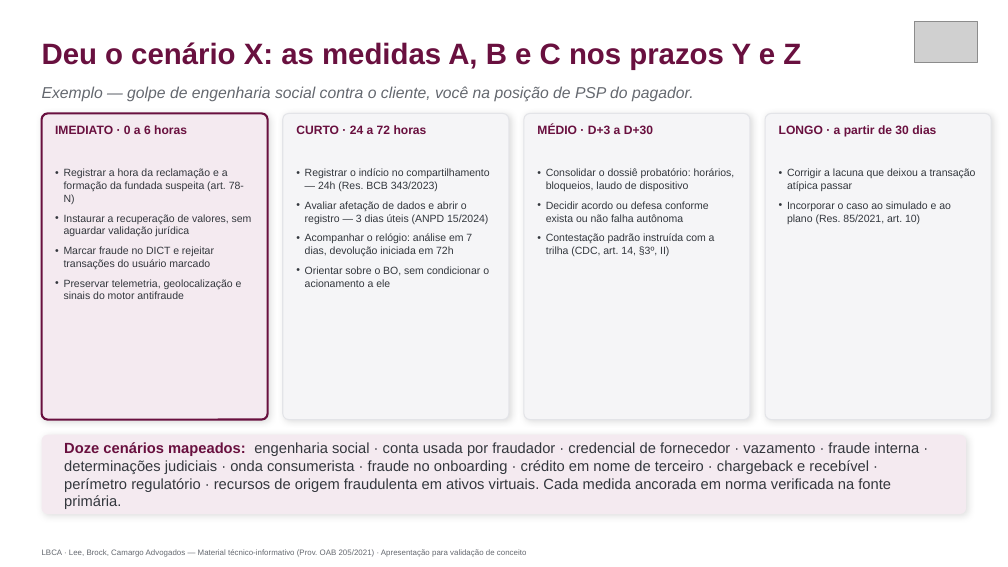
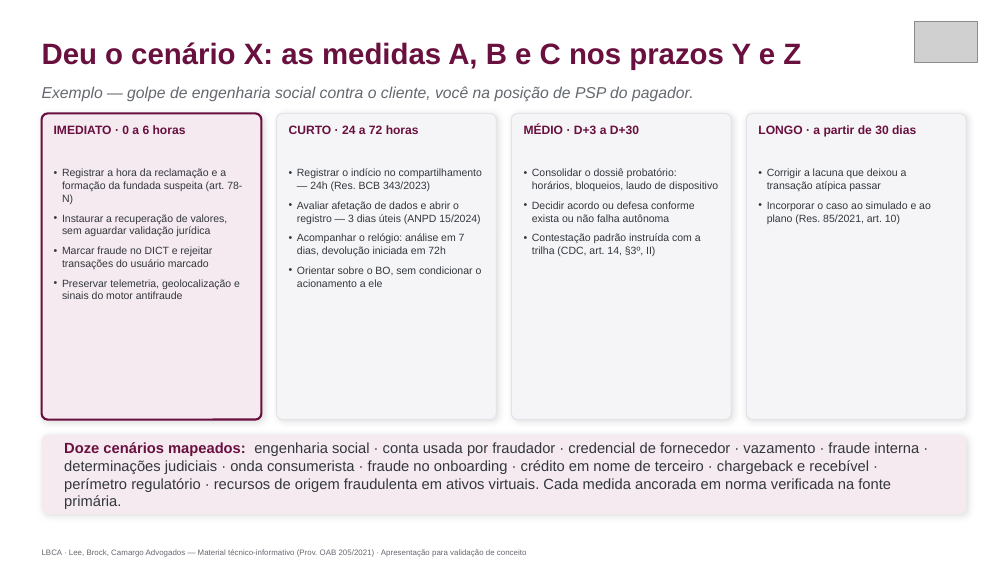
Before and after one commit to rivellione/rastro-vitrine-x9k4, a slide deck: slide 6 of Deck-Plano-Contingencia-LBCA.pptx. Drawn at 1008x567 pixels with LibreOffice and Linux fonts; fonts in the diff are those of the drawing; grey boxes stand for pictures. Boxes give left, top, right and bottom in pixels: in the first picture for what was removed or moved away, otherwise in the second. Text is boxed around its words. In the diff, an @@ line names an element or a change of style, - is before the commit and + after.

```diff
--- a/Deck-Plano-Contingencia-LBCA.pptx
+++ b/Deck-Plano-Contingencia-LBCA.pptx
@@ rounded rectangle: place and size @@
-rounded rectangle at [42, 113, 268, 420]
+rounded rectangle at [42, 113, 262, 420]
@@ rounded rectangle: place and size @@
-rounded rectangle at [283, 113, 509, 420]
+rounded rectangle at [277, 113, 497, 420]
@@ rounded rectangle: place and size @@
-rounded rectangle at [524, 113, 750, 420]
+rounded rectangle at [511, 113, 731, 420]
@@ proportions changed in 4 elements at [42, 113, 262, 420], [277, 113, 497, 420], [511, 113, 731, 420], [746, 113, 966, 420] @@
@@ rounded rectangle: place and size @@
-rounded rectangle at [765, 113, 991, 420]
+rounded rectangle at [746, 113, 966, 420]
@@ text "CURTO · 24 a 72 ...": place and size @@
-text "CURTO · 24 a 72 ..." at [296, 125, 427, 134]
+text "CURTO · 24 a 72 ..." at [289, 125, 419, 134]
@@ text "MÉDIO · D+3 a D+30": place and size @@
-text "MÉDIO · D+3 a D+30" at [537, 125, 653, 134]
+text "MÉDIO · D+3 a D+30" at [524, 125, 639, 134]
@@ text "LONGO · a partir de ...": place and size @@
-text "LONGO · a partir de ..." at [779, 125, 936, 137]
+text "LONGO · a partir de ..." at [758, 125, 916, 137]
@@ text "Registrar a hora da reclamação ..." rewrapped from [64, 168, 252, 299] to [62, 168, 242, 299] @@
@@ text "Registrar o indício no compartilhamento ...": place and size @@
-text "Registrar o indício no compartilhamento ..." at [305, 168, 489, 287]
+text "Registrar o indício no compartilhamento ..." at [297, 168, 482, 287]
@@ text "Consolidar o dossiê probatório: horários, ...": place and size @@
-text "Consolidar o dossiê probatório: horários, ..." at [546, 168, 735, 256]
+text "Consolidar o dossiê probatório: horários, ..." at [532, 168, 718, 256]
@@ text "Corrigir a lacuna que deixou ..." rewrapped from [787, 168, 976, 224] to [767, 168, 931, 224] @@
```
Also in this commit, not shown: 5 other slides changed.
